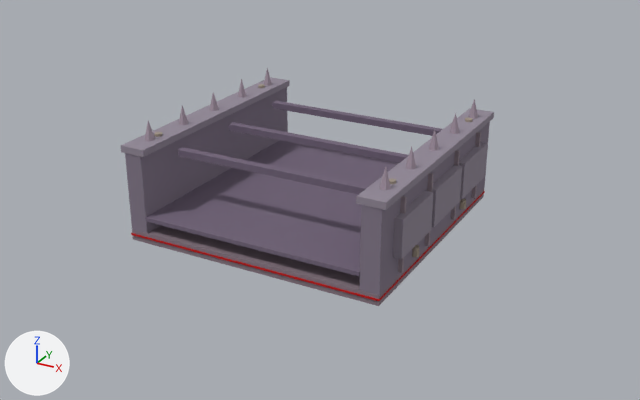
The glTF model buildings/conveyor/models/conveyor_wall_flat.glb: old version first, new version second.
One viewpoint serves both versions: a 50 mm camera at (3.04, -5.48, 2.89) aimed at (0.07, -0.08, 0.19). Arrows for +X, +Y and +Z are at lower left; the lights stay in place. The older version comes first. Where no turn or scale is listed for an object, it has been applied to the vertices. Vertices at exactly the same position are counted once.

Objects in the first picture: 'ArmorPlate_1_0', 'ArmorPlate_1_1', 'BasePlate', 'BeltSurface', 'CrossBeam_-0.7', 'CrossBeam_0.0', 'CrossBeam_0.7', 'HazardStripe', 'WallCapLeft', 'WallCapRight', 'WallLeft', 'WallRight' and 17 more.
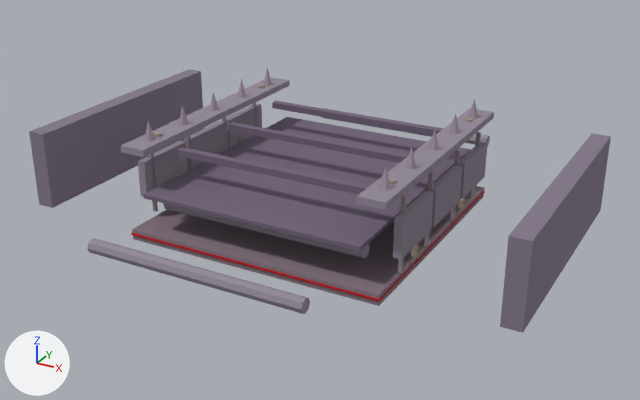
The newer file is also rescaled (x0.5) as a whole; pictures and numbers use the older file's frame.

What differs and where, as boxes (x1, y1, x2, y2) in the pictures (640 x 400 px):
'BeltSurface', moved
    before: (145, 140, 399, 276)
    after: (143, 117, 470, 251)
'WallLeft', moved
    before: (125, 87, 288, 233)
    after: (29, 69, 204, 208)
'WallRight', moved
    before: (359, 122, 490, 295)
    after: (500, 133, 611, 333)
'Roller_0', moved (not visible before)
    after: (87, 239, 310, 314)
'ArmorPlate_-1_0', unchanged, uncovered by the edit
    after: (138, 141, 187, 197)
'Roller_1', unchanged, uncovered by the edit
    after: (163, 203, 370, 258)

Diff of the bpy script that builds the scene:
```diff
--- a/buildings/conveyor/models/conveyor_wall_flat.glb.py
+++ b/buildings/conveyor/models/conveyor_wall_flat.glb.py
@@ me_box_014 @@
 # used by ob_beltsurface; location = (0.0, 0.0, 0.18)
-me_box_014.from_pydata(...)  # 8 vertices, 12 faces; spans x -0.86..0.86, y -1.0..1.0, z 0.0..0.03
+me_box_014.from_pydata(...)  # 8 vertices, 12 faces; spans x -0.86..0.86, y -1.0..1.0, z 0.18..0.21
+# me_box_014 part 1: the whole mesh is moved by (0.0, 0.0, 0.18)
 me_box_014.materials.append(mat_boxmat_003)
@@ me_roller @@
 # used by ob_roller_0; location = (0.0, -0.8, 0.13)
-me_roller.from_pydata(...)  # 16 vertices, 28 faces; spans x -0.81..0.81, y -0.05..0.05, z -0.05..0.05
+me_roller.from_pydata(...)  # 16 vertices, 28 faces; spans x -0.81..0.81, y -0.85..-0.75, z 0.08..0.18
+# me_roller part 2: the whole mesh is moved by (0.0, -0.8, 0.13)
 me_roller.materials.append(mat_boxmat_002)
@@ me_box_001 @@
 # used by ob_wallleft; location = (-0.93, 0.006, 0.08)
-me_box_001.from_pydata(...)  # 8 vertices, 12 faces; spans x -0.07..0.07, y -1.0..1.0, z 0.0..0.6
+me_box_001.from_pydata(...)  # 8 vertices, 12 faces; spans x -1.0..-0.86, y -0.99..1.01, z 0.0..0.6
+# me_box_001 part 3: the whole mesh is moved by (-0.93, 0.01, 0.0)
 me_box_001.materials.append(mat_boxmat_001)
@@ me_box_002 @@
 # used by ob_wallright; location = (0.93, 0.006, 0.08)
-me_box_002.from_pydata(...)  # 8 vertices, 12 faces; spans x -0.07..0.07, y -1.0..1.0, z 0.0..0.6
+me_box_002.from_pydata(...)  # 8 vertices, 12 faces; spans x 0.86..1.0, y -0.99..1.01, z 0.0..0.6
+# me_box_002 part 4: the whole mesh is moved by (0.93, 0.01, 0.0)
 me_box_002.materials.append(mat_boxmat_001)
```
